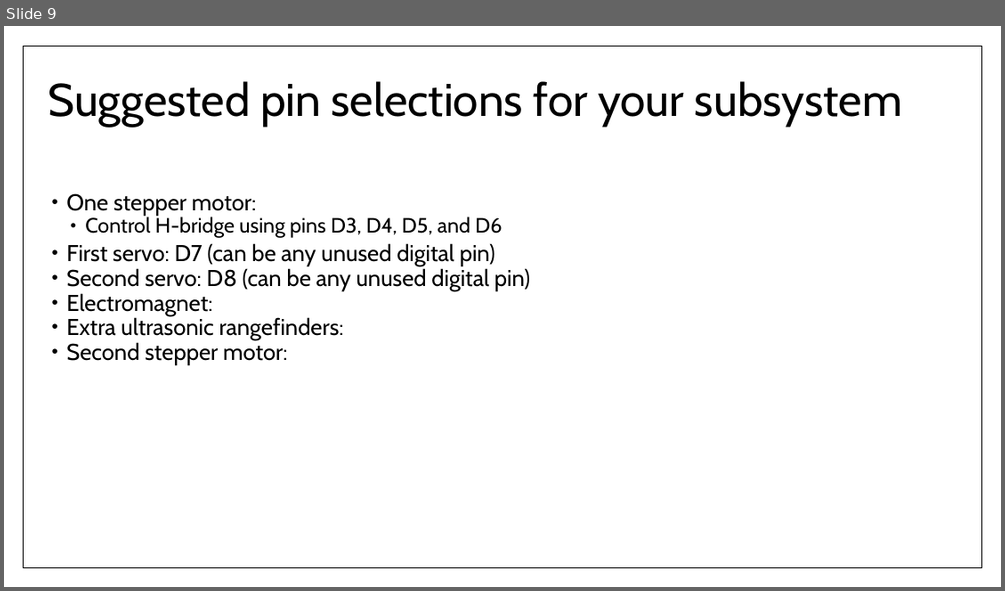
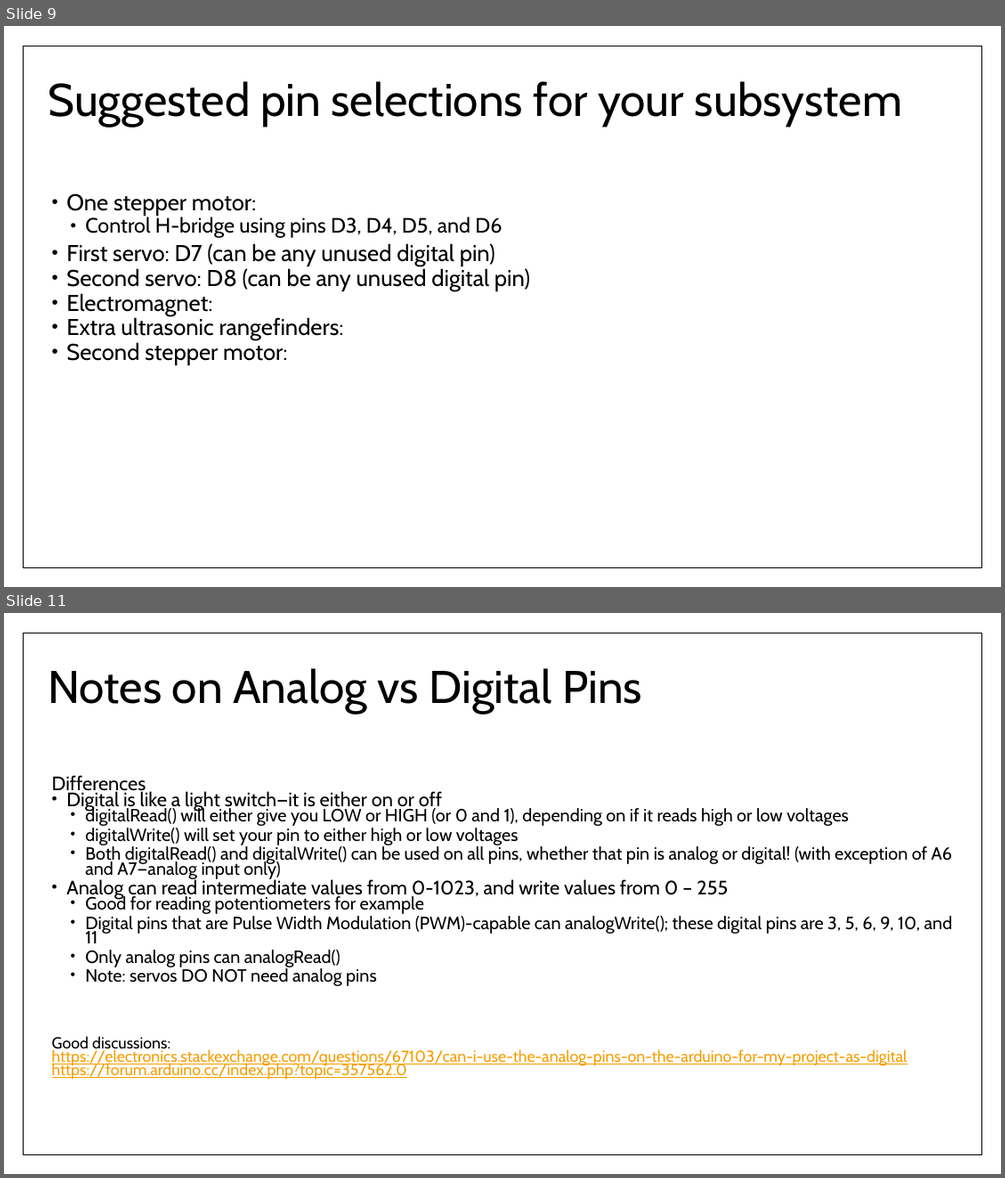
Before and after one commit to urucoug/Elegoo-Robot-Car, a slide deck: Notes for scouts_2017 06 12.pptx. Shown one above the other, each under a label of ours: slide 9 before the commit, slides 9 and 11 after it; the slides between them are not shown. The pictures are 1005x591 and 1005x1178 pixels, drawn with LibreOffice and Linux fonts; fonts in the diff are those of the drawing. Boxes give left, top, right and bottom in pixels: in the first picture for what was removed or moved away, otherwise in the second. Text is boxed around its words. In the diff, an @@ line names an element or a change of style, - is before the commit and + after.

```diff
--- a/Notes for scouts_2017 06 12.pptx
+++ b/Notes for scouts_2017 06 12.pptx
@@ slide 11 added at bbox=[4, 613, 1001, 1174], background #FFFFFF; not listed: 1 template element that a slide beside it also shows @@
@@ title added at bbox=[48, 668, 642, 713], 44 pt, text #000000 @@
+Notes on Analog vs Digital Pins
@@ text added at bbox=[52, 775, 953, 1079], 17 pt, text #000000 @@
+Differences
+• Digital is like a light switch—it is either on or off
+  • digitalRead() will either give you LOW or HIGH (or 0 and 1), depending on if it reads high or low voltages
+  • digitalWrite() will set your pin to either high or low voltages
+  • Both digitalRead() and digitalWrite() can be used on all pins, whether that pin is analog or digital! (with exception of A6 and A7—analog input only)
+• Analog can read intermediate values from 0-1023, and write values from 0 – 255
+  • Good for reading potentiometers for example
+  • Digital pins that are Pulse Width Modulation (PWM)-capable can analogWrite(); these digital pins are 3, 5, 6, 9, 10, and 11
+  • Only analog pins can analogRead()
+  • Note: servos DO NOT need analog pins
+Good discussions:
+https://electronics.stackexchange.com/questions/67103/can-i-use-the-analog-pins-on-the-arduino-for-my-project-as-digital
+https://forum.arduino.cc/index.php?topic=357562.0
```
Also in this commit, not shown: 5 slides changed, 2 other slides added, 1 slide removed, 5 other files.
